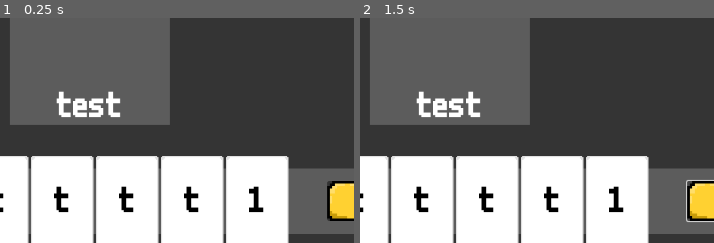
Above: before the commit, frames 1-2 (left to right).
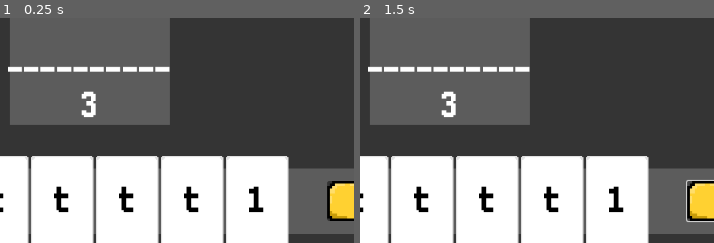
Above: after the commit, the same moments.

Repository: hd2802/stack-demon
Game: Godot game, scene res://_Scenes/level.tscn
Same seed, same stepped clock (60 frames per second), same inputs: the game is played once before the commit and once after it.
Inputs (mouse positions are % of the whole screen's width and height, from its top left):
- Up to frame 1 (0.25 s): no input
- Up to frame 2 (1.5 s): click (88, 82) at 0.5 s; click (88, 82) at 1.25 s
The pictures show only the part of the screen within x 37-87%, y 42-92%; the shares and areas given below are measured in that part.

The runs differ from the first frame. In frame 1, 2.1% of the frame differs, in the area x 2-49%, y 21-44%; in frame 2, 2.1%.

Commit message:
feat: add level data resource

Diff:
--- /dev/null
+++ b/CustomResources/level_data.gd
@@ -0,0 +1,6 @@
+extends Resource
+class_name LevelDataResource
+
+@export var hand : Array[String] = []
+@export var start_stack : Array[String] = []
+@export var target_state : Array[String] = []
--- /dev/null
+++ b/Levels/test_level.tres
@@ -0,0 +1,9 @@
+[gd_resource type="Resource" script_class="LevelDataResource" load_steps=2 format=3 uid="uid://bwq7yp22tewqv"]
+
+[ext_resource type="Script" path="res://CustomResources/level_data.gd" id="1_yhl43"]
+
+[resource]
+script = ExtResource("1_yhl43")
+hand = Array[String](["2", "+"])
+start_stack = Array[String](["3"])
+target_state = Array[String](["5"])
--- a/_Scenes/level.tscn
+++ b/_Scenes/level.tscn
@@ -1,12 +1,14 @@
-[gd_scene load_steps=6 format=3 uid="uid://dipmb0ce8ps10"]
+[gd_scene load_steps=7 format=3 uid="uid://dipmb0ce8ps10"]
 
 [ext_resource type="Script" path="res://_Scripts/PlayerHand/player_hand.gd" id="1_2yitt"]
 [ext_resource type="PackedScene" uid="uid://m1cief7boe3f" path="res://_Scenes/card.tscn" id="1_5pjcu"]
+[ext_resource type="Script" path="res://_Scripts/Level/level.gd" id="1_n2aon"]
 [ext_resource type="Texture2D" uid="uid://cvyyq7gn65onv" path="res://Sprites/upload_button.png" id="3_tu5d2"]
 [ext_resource type="Theme" uid="uid://de0d88t3bbp3w" path="res://Themes/stack.tres" id="4_3r1yx"]
 [ext_resource type="Script" path="res://_Scripts/Stack/stack.gd" id="4_vvucj"]
 
 [node name="Level" type="Node2D"]
+script = ExtResource("1_n2aon")
 
 [node name="MainBackground" type="ColorRect" parent="."]
 offset_right = 1280.0
@@ -84,9 +86,4 @@
 script = ExtResource("4_vvucj")
 metadata/_edit_use_anchors_ = true
 
-[node name="Label" type="Label" parent="Stack"]
-layout_mode = 2
-text = "test"
-horizontal_alignment = 1
-
 [connection signal="pressed" from="PlayCardButton" to="PlayerHand" method="_on_play_card_button_pressed"]
--- /dev/null
+++ b/_Scripts/Level/level.gd
@@ -0,0 +1,17 @@
+extends Node
+class_name Level
+
+var level_data : LevelDataResource
+
+var stack_node : Stack
+
+func _ready() -> void:
+	# Placeholder for testing and debugging
+	level_data = load("res://Levels/test_level.tres")
+
+	# Stack initialisation
+	stack_node = self.get_node("Stack")
+	stack_node.initialise_stack(level_data.start_stack)
+
+func _process(delta: float) -> void:
+	pass
--- a/_Scripts/Stack/stack.gd
+++ b/_Scripts/Stack/stack.gd
@@ -7,10 +7,12 @@
 	var player_hand = get_parent().get_node("PlayerHand")
 	player_hand.card_played.connect(_on_card_played)
 
-func _on_card_played(card: Card):
-	stack.push_back(card.card_data.operation)
+#----------------------------------------------------------------
+
+func push(value_to_push : String):
+	stack.push_back(value_to_push)
 	var label : Label = Label.new()
-	label.text = card.card_data.text
+	label.text = value_to_push
 	label.set_horizontal_alignment(HORIZONTAL_ALIGNMENT_CENTER)
 	self.add_child(label)
 	self.move_child(label, 0)
@@ -20,3 +22,12 @@
 	sep_label.set_horizontal_alignment(HORIZONTAL_ALIGNMENT_CENTER)
 	self.add_child(sep_label)
 	self.move_child(sep_label, 0)
+
+func initialise_stack(array : Array[String]):
+	for a in array:
+		push(a)
+
+func _on_card_played(card: Card):
+	push(card.card_data.text)
+
+#----------------------------------------------------------------
